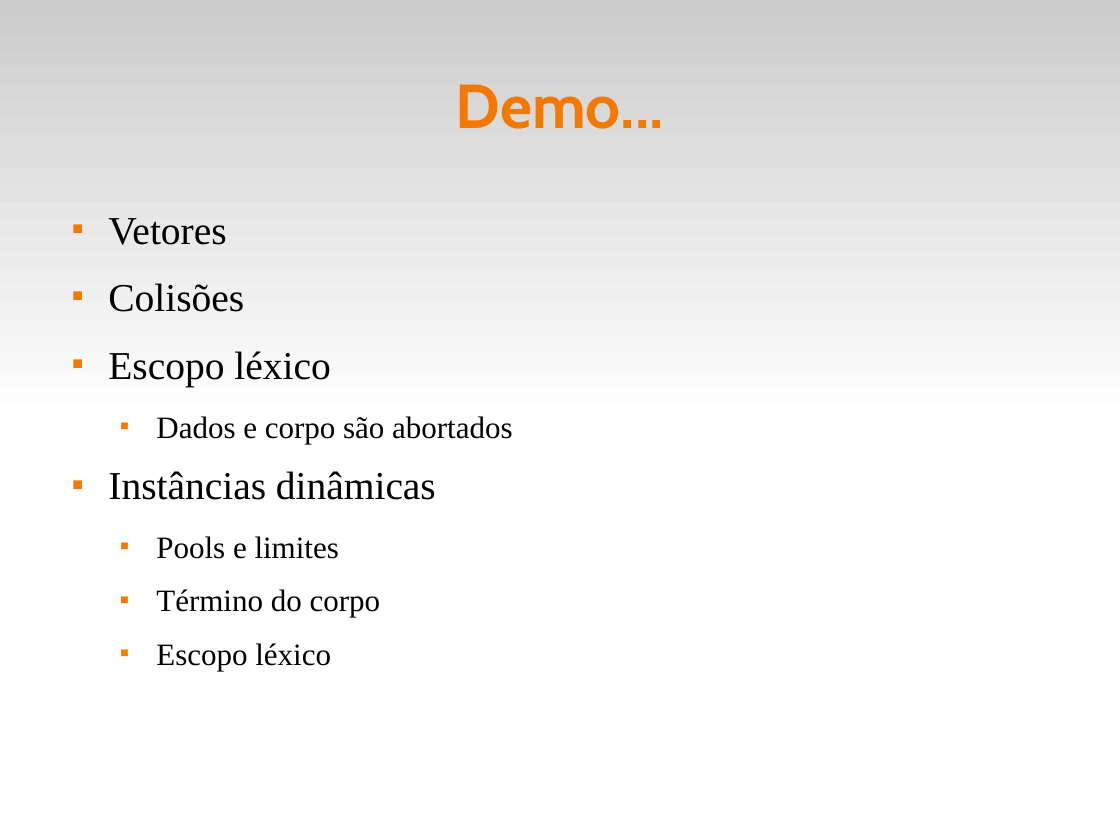
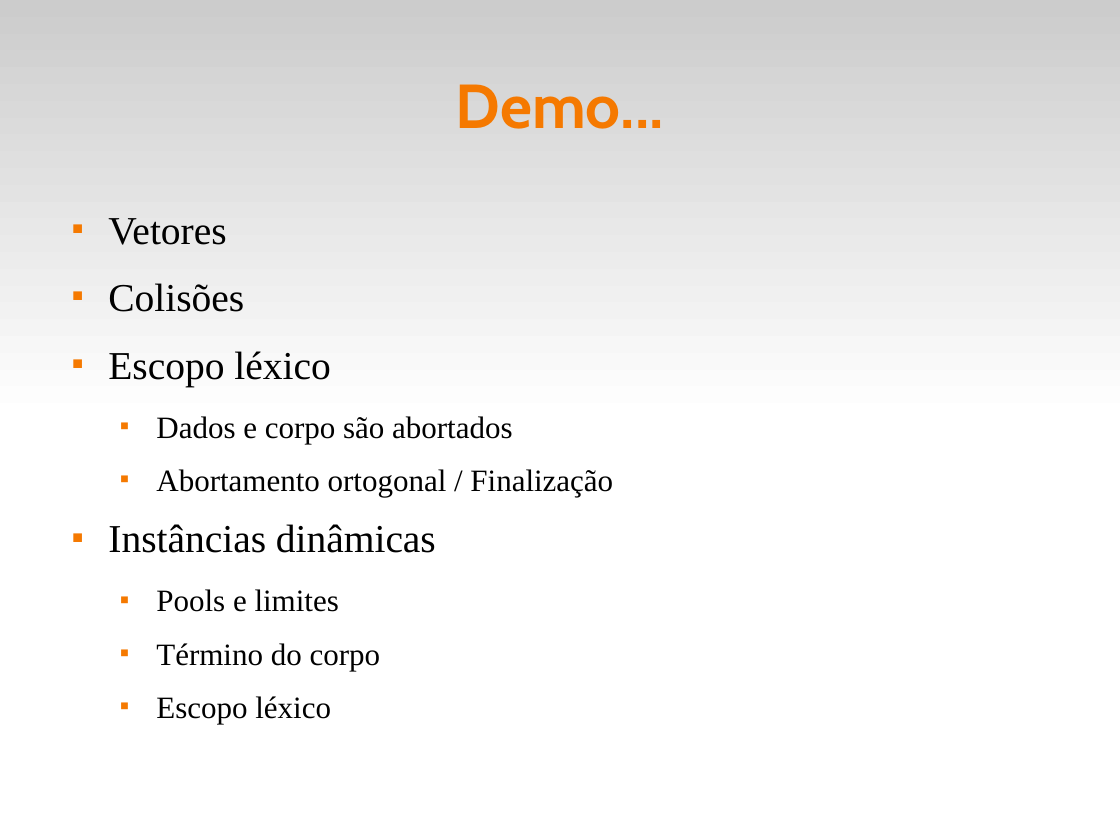
Before and after one commit to fsantanna-uerj/reativos, a slide deck: slide 22 of slides/06_ceu.odp. Drawn at 1120x840 pixels with LibreOffice and Linux fonts; fonts in the diff are those of the drawing. Boxes give left, top, right and bottom in pixels: in the first picture for what was removed or moved away, otherwise in the second. Text is boxed around its words. In the diff, an @@ line names an element or a change of style, - is before the commit and + after.

```diff
--- a/slides/06_ceu.odp
+++ b/slides/06_ceu.odp
@@ text at bbox=[156, 469, 613, 497]: paragraph added @@
+  ■ Abortamento ortogonal / Finalização
```
Also in this commit, not shown: 8 other slides changed, 5 other files.
